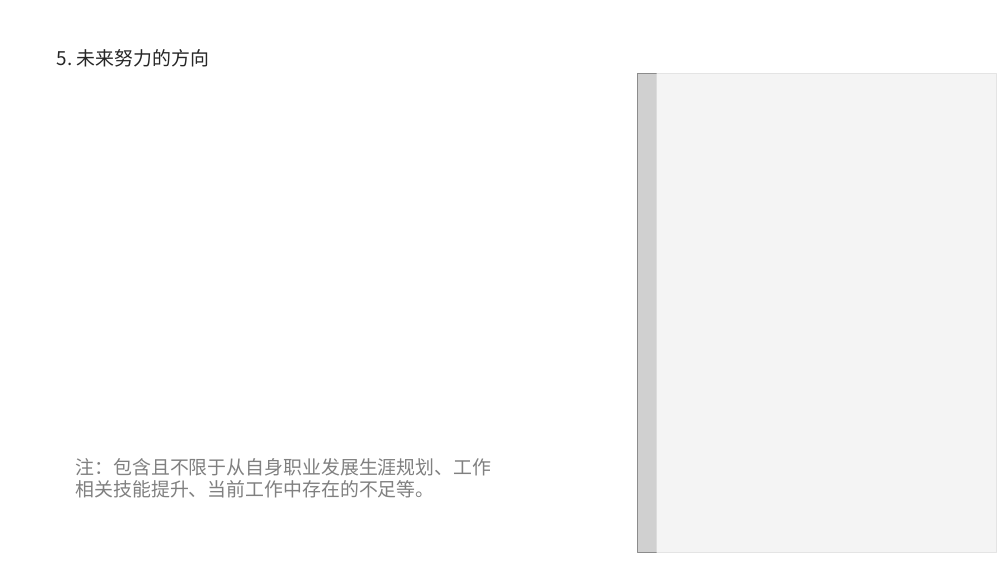
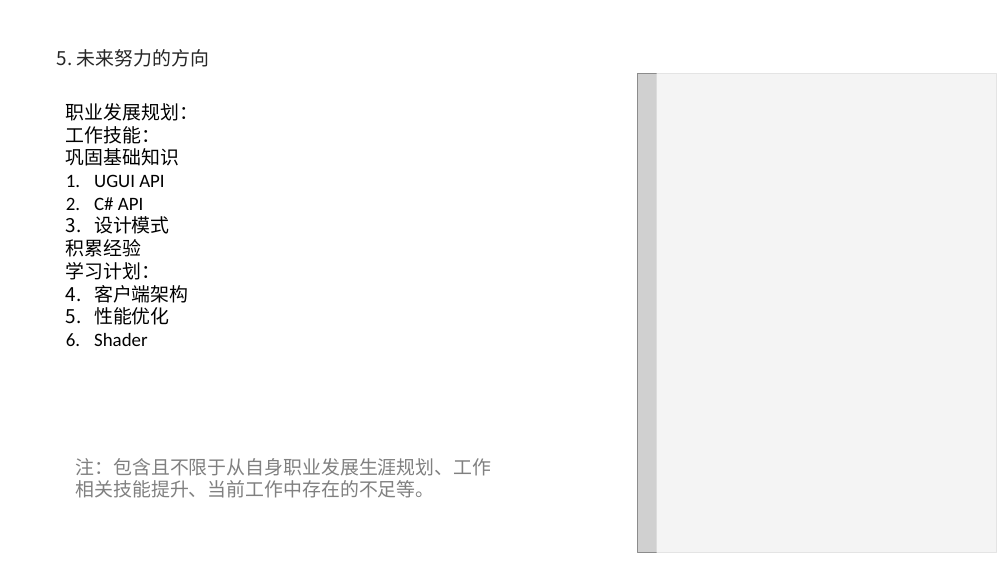
Before and after one commit to Hengle/UnityLearn-1, a slide deck: slide 7 of 转正答辩PPT_篮球前端_王祖雄.pptx. Drawn at 1008x567 pixels with LibreOffice and Linux fonts; fonts in the diff are those of the drawing; grey boxes stand for pictures; background and template pictures are left out. Boxes give left, top, right and bottom in pixels: in the first picture for what was removed or moved away, otherwise in the second. Text is boxed around its words. In the diff, an @@ line names an element or a change of style, - is before the commit and + after.

```diff
--- a/转正答辩PPT_篮球前端_王祖雄.pptx
+++ b/转正答辩PPT_篮球前端_王祖雄.pptx
@@ text added at (66, 103, 198, 346), 18 pt, text #000000 @@
+职业发展规划：
+工作技能：
+巩固基础知识
+1. UGUI API
+2. C# API
+3. 设计模式
+积累经验
+学习计划：
+1. 客户端架构
+2. 性能优化
+3. Shader
```
Also in this commit, not shown: 5 other slides changed.
